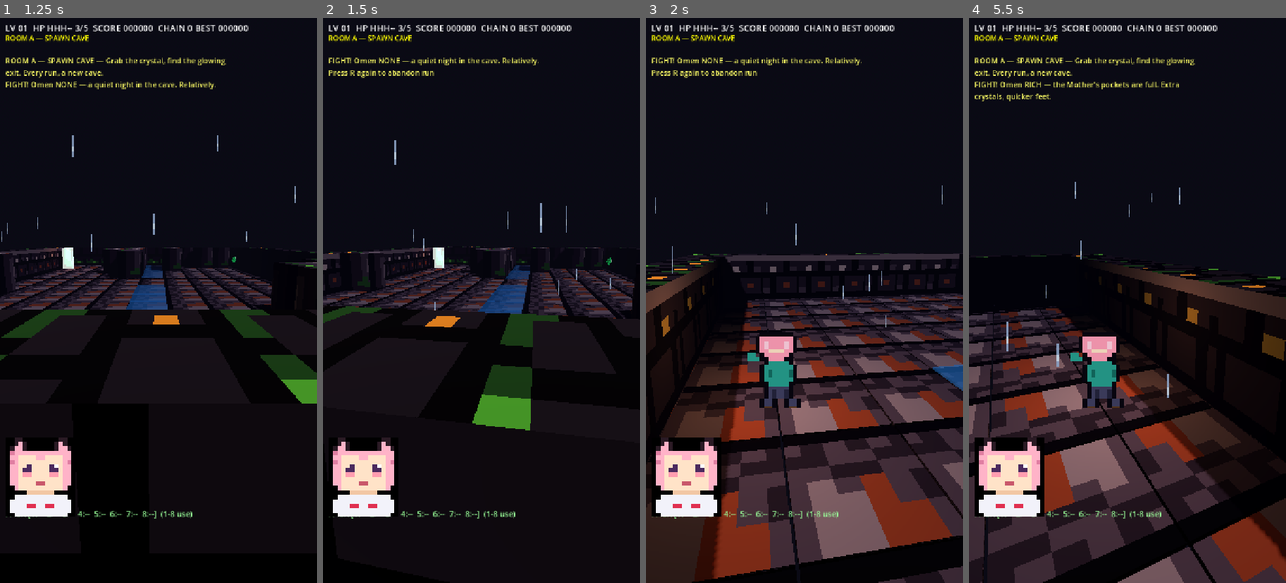
Above: before the commit, frames 1-4 (left to right).
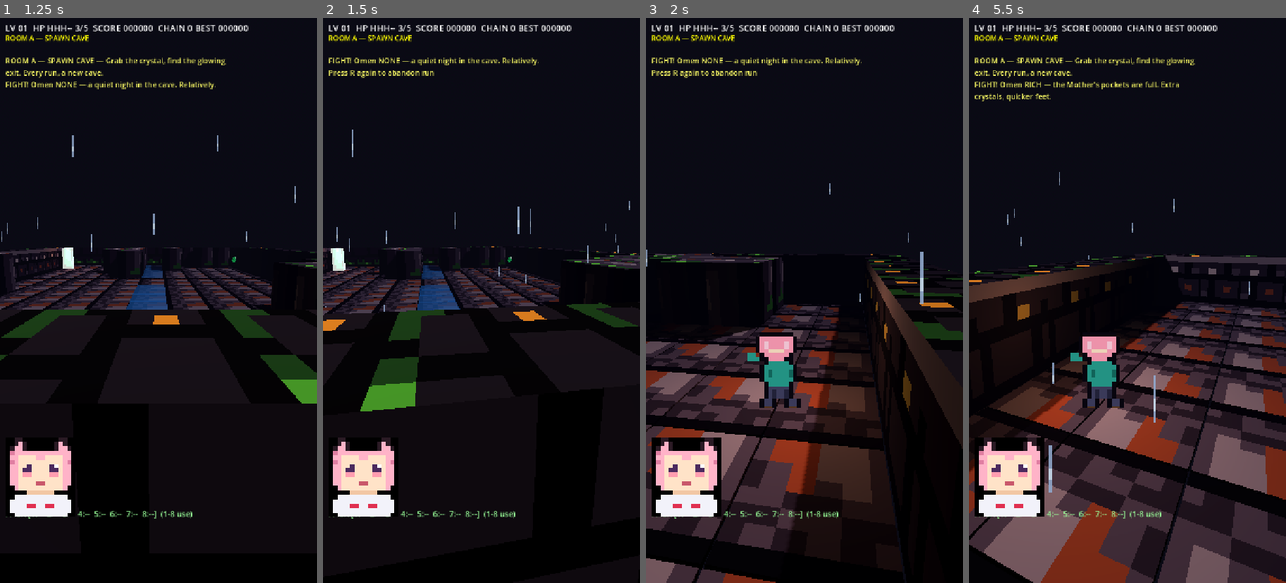
Above: after the commit, the same moments.

Repository: taistelupelto-rgb/tuomon-oma-videopeli
Game: Godot game, scene res://main.tscn
Two runs of this game, one before a commit and one after it. Both use one fixed random seed, a clock stepped at 60 frames per second and the inputs below.
Inputs (mouse positions are in pixels of both pictures, inside the frame that each line leads up to):
- Up to frame 1 (1.25 s): click "TAP TO START / CONTINUE" at 0.5 s
- Up to frame 2 (1.5 s): tap Enter at 1.25 s; move the mouse to (551, 272) at 1.27 s; hold Right from 1.28 s (still down); tap R at 1.35 s; click (551, 272) at 1.42 s
- Up to frame 3 (2 s): keep holding Right; tap Space at 1.52 s
- Up to frame 4 (5.5 s): release Right at 2 s; tap R at 2, 3.05, 4.35 s; drag from (1064, 328) to (1111, 413) at 2.02 s; move the mouse to (1159, 176) at 2.77 s; hold Right 2.78-3.5 s; tap Enter at 2.85 s; click (1159, 176) at 2.92 s; drag from (1111, 413) to (1032, 215) at 3.52 s; move the mouse to (1222, 385) at 4.27 s; hold Left 4.28-5 s; click (1222, 385) at 4.42 s; tap Space at 4.52 s; drag from (1032, 215) to (1079, 159) at 5.02 s

Frame 1 is identical in both runs. In frame 2, 11% of the frame differs, in the area x 0-100%, y 19-73%; in frame 3, 35%; in frame 4, 37%, in the area x 0-100%, y 27-100%.

Commit message:
feat: reverse camera left/right direction

Diff:
--- a/main.gd
+++ b/main.gd
@@ -1165,7 +1165,7 @@
 	if event is InputEventScreenDrag:
 		if event.index == ball_id:
 			if state == "play" and not paused_game:
-				yaw -= event.relative.x * 0.006
+				yaw += event.relative.x * 0.006
 				cam_pitch = clampf(cam_pitch + event.relative.y * 0.004, CAM_PITCH_MIN, CAM_PITCH_MAX)
 			if is_instance_valid(ball_base) and is_instance_valid(ball_knob):
 				var boff: Vector2 = (event.position - ball_origin) / 80.0
@@ -1195,13 +1195,13 @@
 	if event is InputEventMouseMotion and (event.button_mask & MOUSE_BUTTON_MASK_LEFT) != 0:
 		if _ball_rect().has_point(event.position):
 			if state == "play" and not paused_game:
-				yaw -= event.relative.x * 0.006
+				yaw += event.relative.x * 0.006
 				cam_pitch = clampf(cam_pitch + event.relative.y * 0.004, CAM_PITCH_MIN, CAM_PITCH_MAX)
 			return
 		return
 	if event is InputEventMouseMotion and (event.button_mask & MOUSE_BUTTON_MASK_MIDDLE) != 0:
 		if state == "play" and not paused_game:
-			yaw -= event.relative.x * 0.006
+			yaw += event.relative.x * 0.006
 			cam_pitch = clampf(cam_pitch + event.relative.y * 0.004, CAM_PITCH_MIN, CAM_PITCH_MAX)
 		return
 	if event is InputEventKey and event.pressed and not event.echo:
@@ -1264,9 +1264,9 @@
 	# --- turn ---
 	var turn := 0.0
 	if Input.is_physical_key_pressed(KEY_LEFT):
+		turn += 1.0
+	if Input.is_physical_key_pressed(KEY_RIGHT):
 		turn -= 1.0
-	if Input.is_physical_key_pressed(KEY_RIGHT):
-		turn += 1.0
 	if autoplay:
 		turn = 0.0
 		var foe := _bot_nearest_foe()
